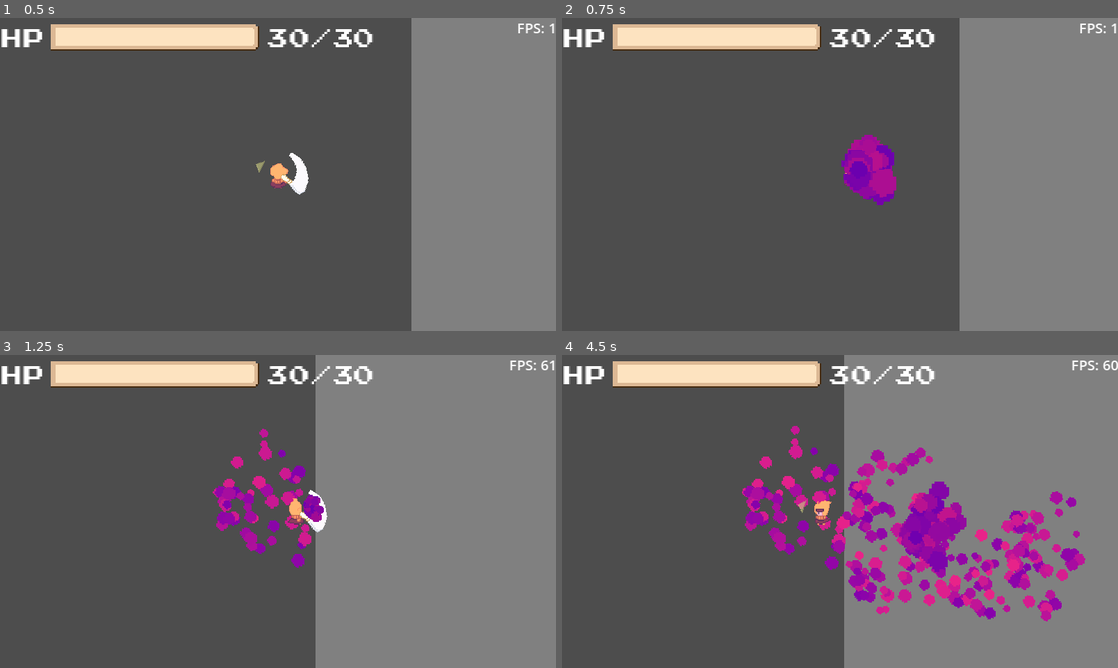
Above: before the commit, frames 1-4 (two rows, left to right).
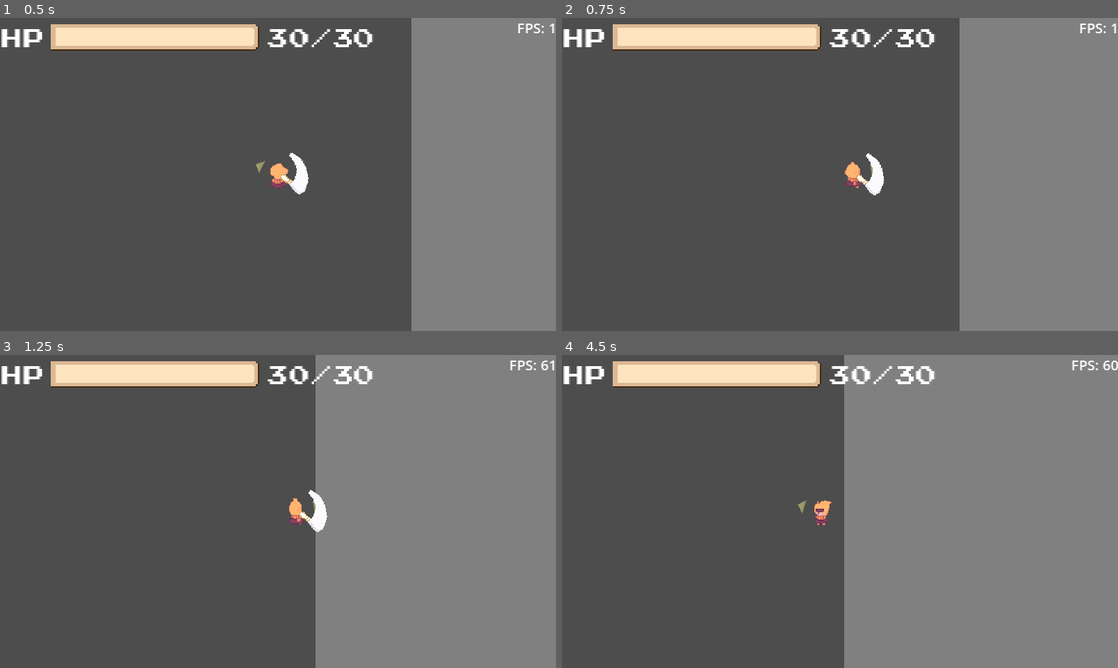
Above: after the commit, the same moments.

Repository: 0megq/PirateJam14
Game: Godot game, scene res://tests/testing_scene.tscn
Same seed, same stepped clock (60 frames per second), same inputs: the game is played once before the commit and once after it. The engine's default icon, where the game draws it, is replaced by a stand-in: a white triangle on a blue panel in a dark square.
Inputs (mouse positions are in pixels of both pictures, inside the frame that each line leads up to):
- Up to frame 1 (0.5 s): no input
- Up to frame 2 (0.75 s): tap Enter (ui_accept) at 0.5 s; move the mouse to (962, 158) at 0.52 s; press the mouse at (962, 158) at 0.53 s; hold D (right) from 0.53 s (still down)
- Up to frame 3 (1.25 s): keep holding D (right); tap Enter (ui_accept) at 0.77 s
- Up to frame 4 (4.5 s): move the mouse to (728, 527) at 1.27 s; release D (right) at 1.28 s; release the mouse at (728, 527) at 1.28 s; hold S (down) 1.28-2.03 s; click (728, 527) at 1.35 s; tap Enter (ui_accept) at 1.52, 3.02, 3.77 s; move the mouse to (895, 442) at 2.02 s; press the mouse at (895, 442) at 2.03 s; hold D (right) 2.03-2.78 s; move the mouse to (812, 574) at 2.77 s; release the mouse at (812, 574) at 2.78 s; hold W (up) 2.78-3.53 s; click (812, 574) at 2.85 s; move the mouse to (1006, 558) at 3.52 s; press the mouse at (1006, 558) at 3.53 s; hold A (left) from 3.53 s (still down); tap R (reload) at 4.15 s; move the mouse to (673, 464) at 4.27 s; release the mouse at (673, 464) at 4.28 s; click (673, 464) at 4.35 s

Frame 1 is identical in both runs. In frame 2, 1.6% of the frame differs, in the area x 50-61%, y 37-60%; in frame 3, 2.2%; in frame 4, 10%, in the area x 32-95%, y 22-86%.
Error after the commit: Trying to assign value of type 'GPUParticles2D' to a variable of type 'CPUParticles2D'. (res://scripts/player.gd:184)

Commit message:
Converted jam particle from CPU to GPU
- Converted jam particle from CPU to GPU in order to support particle collision

Diff:
--- a/project/scenes/jam.tscn
+++ b/project/scenes/jam.tscn
@@ -1,7 +1,19 @@
-[gd_scene load_steps=7 format=3 uid="uid://carppqx6aqt8h"]
+[gd_scene load_steps=12 format=3 uid="uid://carppqx6aqt8h"]
 
 [ext_resource type="Script" path="res://scripts/jam.gd" id="2_0q0xs"]
 [ext_resource type="Texture2D" uid="uid://f3pers13s54u" path="res://assets/jam/jam_particle.png" id="2_cm63r"]
+
+[sub_resource type="Gradient" id="Gradient_8svgi"]
+colors = PackedColorArray(0.557868, 0.00108862, 0.697978, 1, 1, 0.370842, 0.550971, 1)
+
+[sub_resource type="GradientTexture1D" id="GradientTexture1D_up0om"]
+gradient = SubResource("Gradient_8svgi")
+
+[sub_resource type="Gradient" id="Gradient_0helv"]
+colors = PackedColorArray(0.676108, 0.189161, 1, 1, 0.980643, 0.721723, 0.962221, 1)
+
+[sub_resource type="GradientTexture1D" id="GradientTexture1D_j8jnx"]
+gradient = SubResource("Gradient_0helv")
 
 [sub_resource type="Curve" id="Curve_cl3pj"]
 min_value = -20.0
@@ -9,38 +21,46 @@
 _data = [Vector2(0, 16), 0.0, 0.0, 0, 0, Vector2(0.393258, -20), 0.0, 0.0, 0, 0]
 point_count = 2
 
+[sub_resource type="CurveTexture" id="CurveTexture_xye6a"]
+curve = SubResource("Curve_cl3pj")
+
 [sub_resource type="Curve" id="Curve_v0ljn"]
 max_value = 3.0
 _data = [Vector2(0, 0), 0.0, 1.17363, 0, 0, Vector2(0.25, 2), -6.427, -6.427, 0, 0, Vector2(0.556, 1), 0.0, 0.0, 0, 0]
 point_count = 3
 
-[sub_resource type="Gradient" id="Gradient_0helv"]
-colors = PackedColorArray(0.676108, 0.189161, 1, 1, 0.980643, 0.721723, 0.962221, 1)
+[sub_resource type="CurveTexture" id="CurveTexture_agokw"]
+curve = SubResource("Curve_v0ljn")
 
-[sub_resource type="Gradient" id="Gradient_8svgi"]
-colors = PackedColorArray(0.557868, 0.00108862, 0.697978, 1, 1, 0.370842, 0.550971, 1)
+[sub_resource type="ParticleProcessMaterial" id="ParticleProcessMaterial_nsc6o"]
+particle_flag_disable_z = true
+initial_velocity_min = 50.0
+initial_velocity_max = 200.0
+angular_velocity_min = -16.0
+angular_velocity_max = 16.0
+gravity = Vector3(0, 0, 0)
+linear_accel_min = 16.0
+linear_accel_max = 16.0
+linear_accel_curve = SubResource("CurveTexture_xye6a")
+scale_max = 2.0
+scale_curve = SubResource("CurveTexture_agokw")
+color = Color(1, 0.615686, 1, 1)
+color_ramp = SubResource("GradientTexture1D_j8jnx")
+color_initial_ramp = SubResource("GradientTexture1D_up0om")
+collision_mode = 2
 
-[node name="Jam" type="CPUParticles2D"]
+[node name="Jam" type="GPUParticles2D"]
 z_index = 1
 texture_filter = 1
 emitting = false
 amount = 48
+process_material = SubResource("ParticleProcessMaterial_nsc6o")
+texture = ExtResource("2_cm63r")
 one_shot = true
 explosiveness = 1.0
-texture = ExtResource("2_cm63r")
-gravity = Vector2(0, 0)
-initial_velocity_min = 50.0
-initial_velocity_max = 200.0
-angular_velocity_min = -16.0
-angular_velocity_max = 16.0
-linear_accel_min = 16.0
-linear_accel_max = 16.0
-linear_accel_curve = SubResource("Curve_cl3pj")
-scale_amount_max = 2.0
-scale_amount_curve = SubResource("Curve_v0ljn")
-color = Color(1, 0.615686, 1, 1)
-color_ramp = SubResource("Gradient_0helv")
-color_initial_ramp = SubResource("Gradient_8svgi")
+fixed_fps = 0
+visibility_rect = Rect2(-16, -83.1301, 153.6, 165.217)
+draw_order = 0
 script = ExtResource("2_0q0xs")
 
 [node name="Area2D" type="Area2D" parent="."]
--- a/project/scripts/jam.gd
+++ b/project/scripts/jam.gd
@@ -1,4 +1,4 @@
-extends CPUParticles2D
+extends GPUParticles2D
 
 
 func _on_splat_timer_timeout() -> void:
